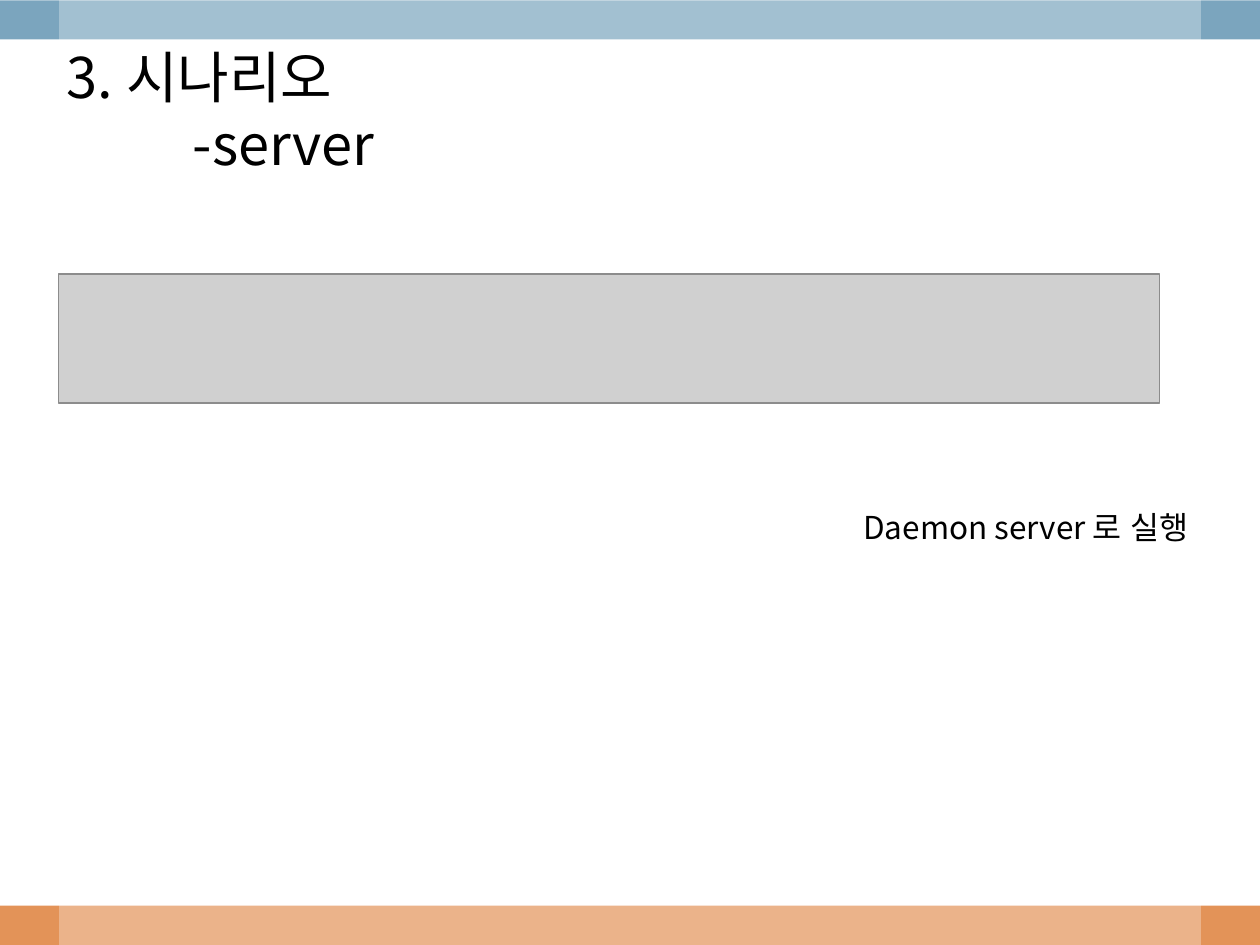
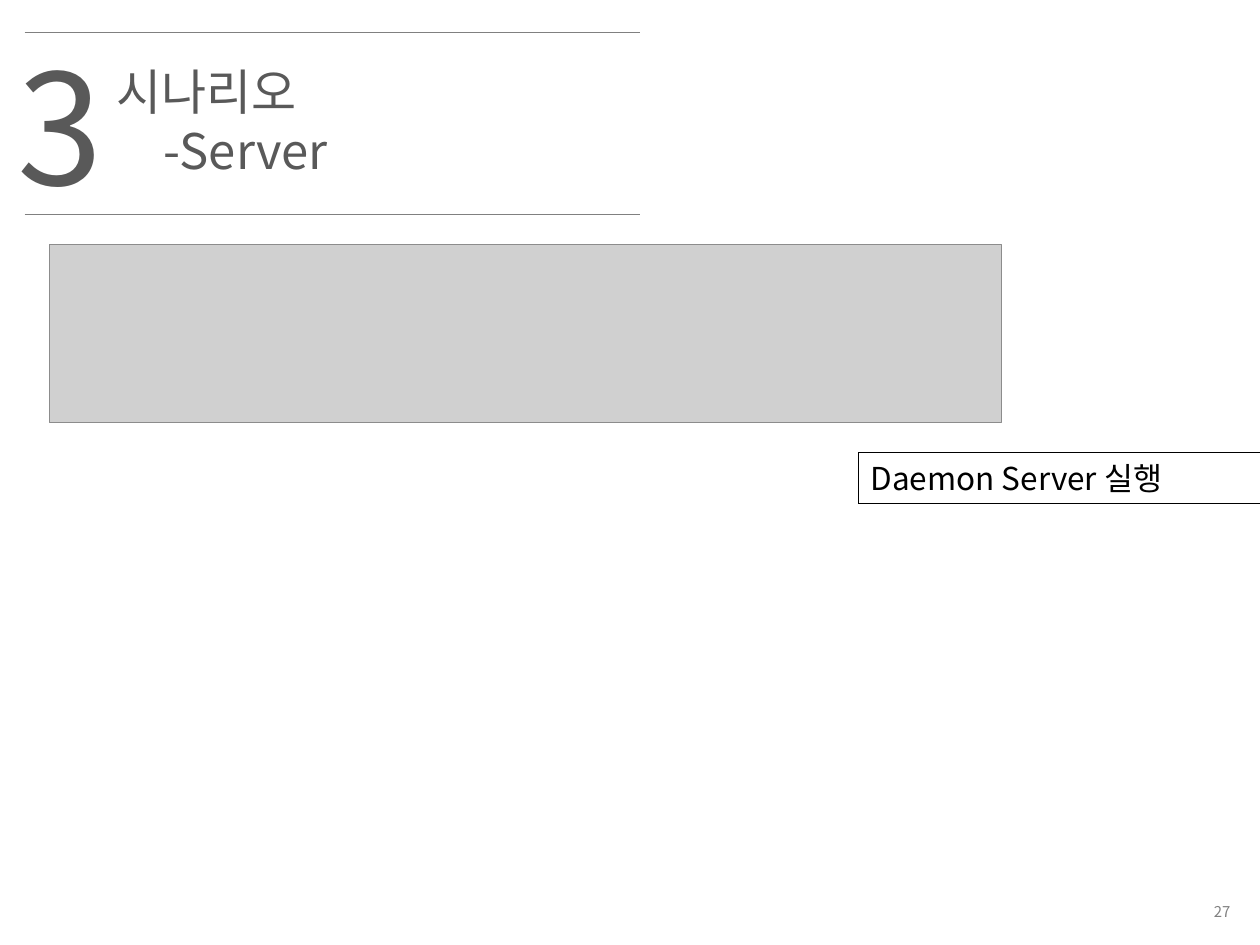
Before and after one commit to imjihun/EglobalStudy, a slide deck: slide 28 of ppt/chatting.pptx. Drawn at 1260x945 pixels with LibreOffice and Linux fonts; fonts in the diff are those of the drawing; grey boxes stand for pictures; background and template pictures are left out. Boxes give left, top, right and bottom in pixels: in the first picture for what was removed or moved away, otherwise in the second. Text is boxed around its words. In the diff, an @@ line names an element or a change of style, - is before the commit and + after.

```diff
--- a/ppt/chatting.pptx
+++ b/ppt/chatting.pptx
@@ rectangle removed at [0,0,1260,39] @@
@@ rectangle removed at [59,0,1201,945] @@
@@ text added at [17,32,102,215], 88 pt, text #595959 @@
+3
@@ line added from (25, 33) to (640, 33), #808080 0.75 pt @@
@@ text at [117,69,328,170]: text changed; size 32 to 28 pt; text colour #000000 to #595959 @@
-3. 시나리오
--server
+시나리오
+-Server
@@ line added from (25, 214) to (640, 214), #808080 0.75 pt @@
@@ picture: place and size @@
-picture at [59,275,1160,403]
+picture at [49,244,1000,423]
@@ rectangle "Daemon Server 실행": place and size @@
-rectangle "Daemon Server 실행" at [863,513,1189,542]
+rectangle "Daemon Server 실행" at [858,452,1260,503]
@@ rectangle "Daemon Server 실행" at [858,452,1260,503]: fill none to #FFFFFF; outline none to #000000 0.75 pt @@
@@ text in rectangle at [871,464,1162,493]: text changed @@
-Daemon server 로 실행
+Daemon Server 실행
@@ rectangle removed at [0,906,1260,945] @@
@@ page number added at [1214,906,1231,917], 8.5 pt, text #808080 @@
+27
```
Also in this commit, not shown: 31 other slides changed, 2 slides added, 1 slide removed, 1 other file.
